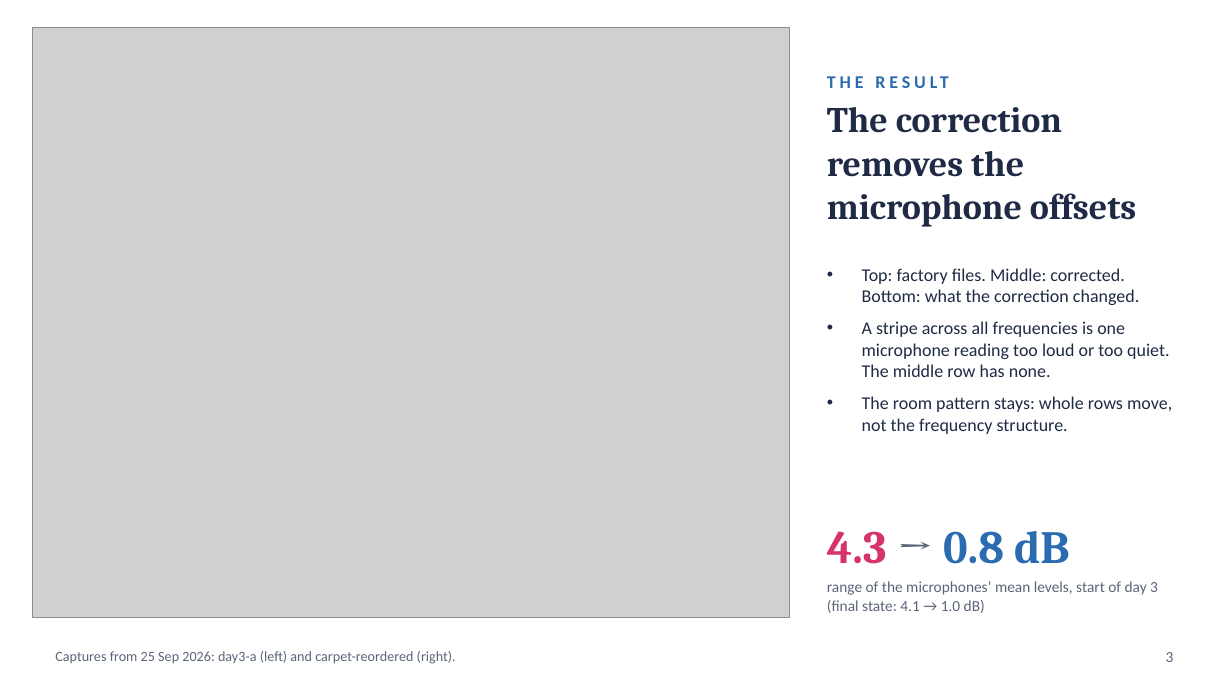
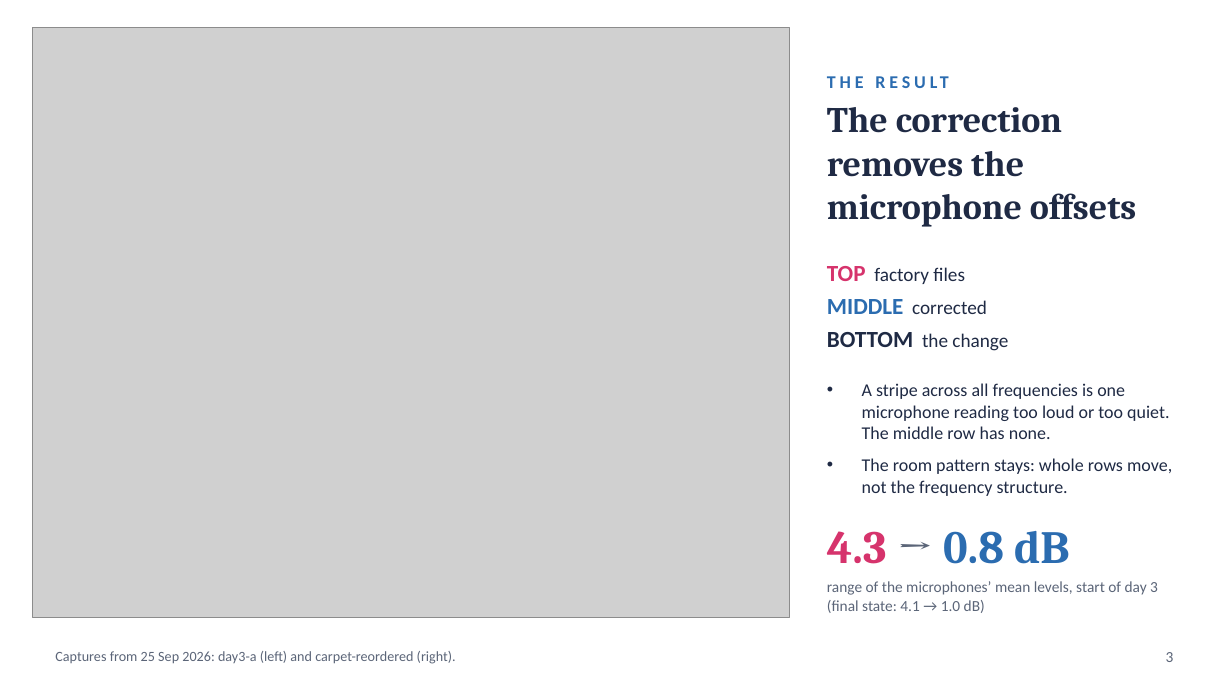
Before and after one commit to asdfgh0318/SoundVisualizer, a slide deck: slide 3 of docs/analysis/chamber-final-2026-10-01/slides/chamber-slides.pptx. Drawn at 1232x693 pixels with LibreOffice and Linux fonts; fonts in the diff are those of the drawing; grey boxes stand for pictures. Boxes give left, top, right and bottom in pixels: in the first picture for what was removed or moved away, otherwise in the second. Text is boxed around its words. In the diff, an @@ line names an element or a change of style, - is before the commit and + after.

```diff
--- a/docs/analysis/chamber-final-2026-10-01/slides/chamber-slides.pptx
+++ b/docs/analysis/chamber-final-2026-10-01/slides/chamber-slides.pptx
@@ text added at [827, 266, 1008, 351], 15 pt, text #1F2A44 @@
+TOP factory files
+MIDDLE corrected
+BOTTOM the change
@@ text at [862, 268, 1139, 305]: paragraph removed @@
-• Top: factory files. Middle: corrected. Bottom: what the correction changed.
@@ text "A stripe across all frequencies ...": place and size @@
-text "A stripe across all frequencies ..." at [862, 268, 1172, 434]
+text "A stripe across all frequencies ..." at [862, 383, 1172, 496]
```
Also in this commit, not shown: 1 other file.
